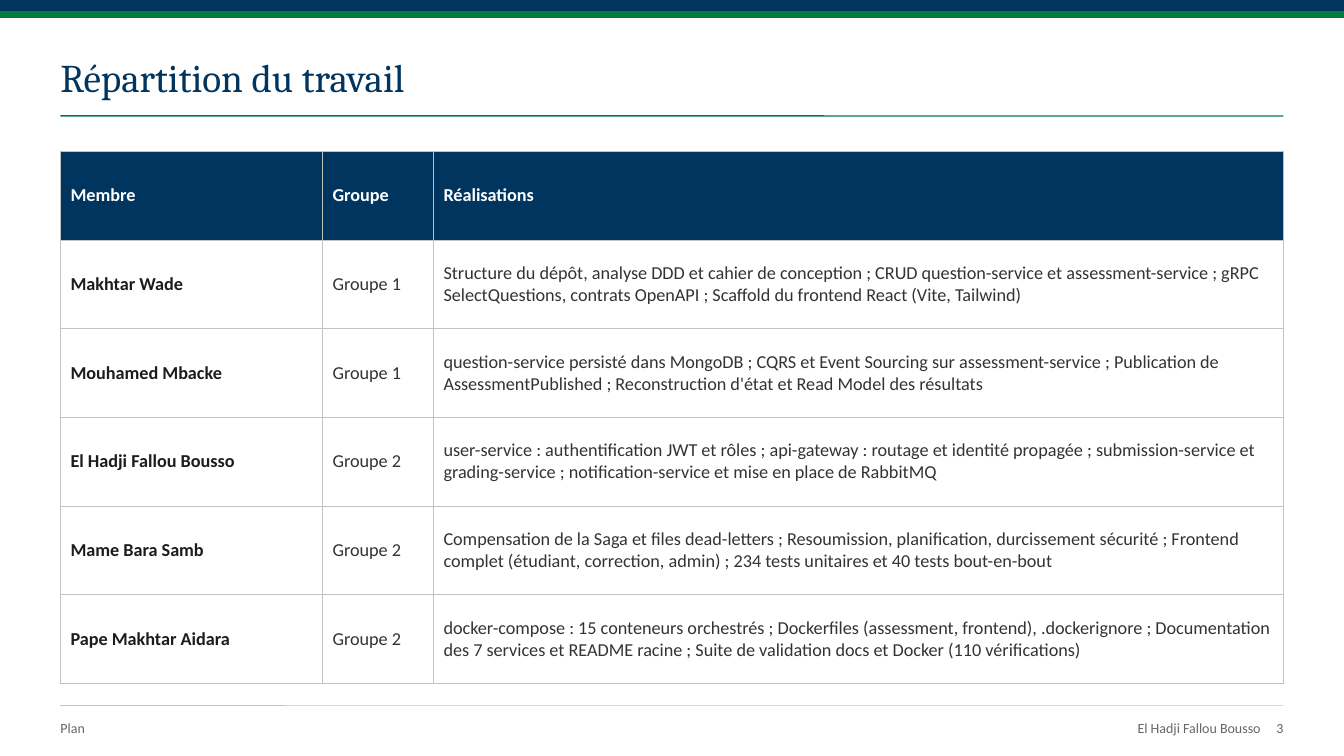
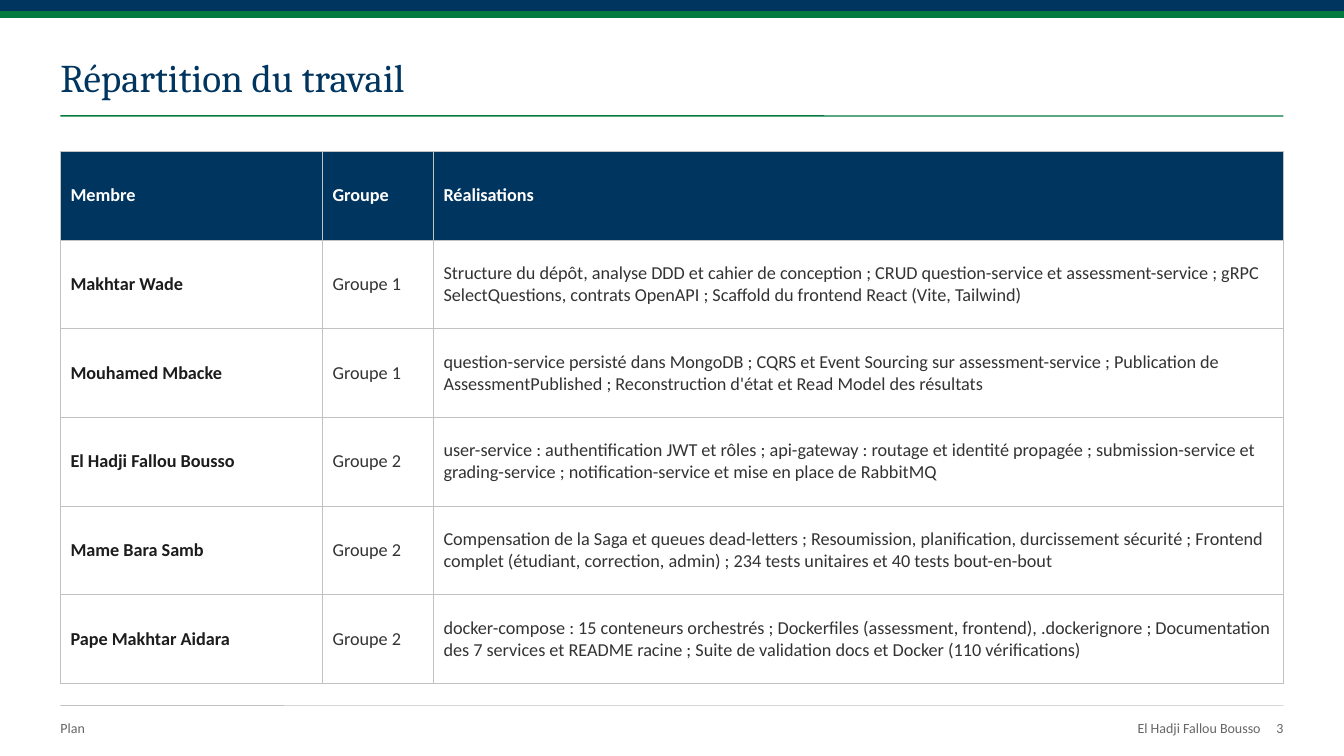
Before and after one commit to makhtar2/tp-microservices-evaluations, a slide deck: slide 3 of presentation/Soutenance-Plateforme-Evaluations.pptx. Drawn at 1344x756 pixels with LibreOffice and Linux fonts; fonts in the diff are those of the drawing. Boxes give left, top, right and bottom in pixels: in the first picture for what was removed or moved away, otherwise in the second. Text is boxed around its words. In the diff, an @@ line names an element or a change of style, - is before the commit and + after.

```diff
--- a/presentation/Soutenance-Plateforme-Evaluations.pptx
+++ b/presentation/Soutenance-Plateforme-Evaluations.pptx
@@ table at bbox=[60, 151, 1284, 663] @@
-row 5, column 3: Compensation de la Saga et files dead-letters ; Resoumission, planification, durcissement sécurité ; Frontend complet (étudiant, correction, admin) ; 234 tests unitaires et 40 tests bout-en-bout
+row 5, column 3: Compensation de la Saga et queues dead-letters ; Resoumission, planification, durcissement sécurité ; Frontend complet (étudiant, correction, admin) ; 234 tests unitaires et 40 tests bout-en-bout
```
Also in this commit, not shown: 2 other slides changed, 13 other files.
